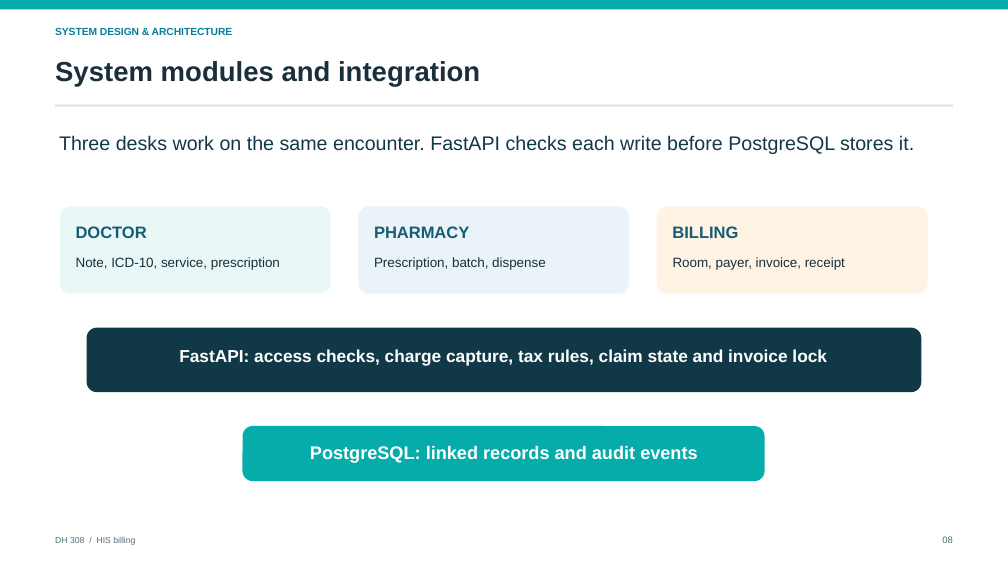
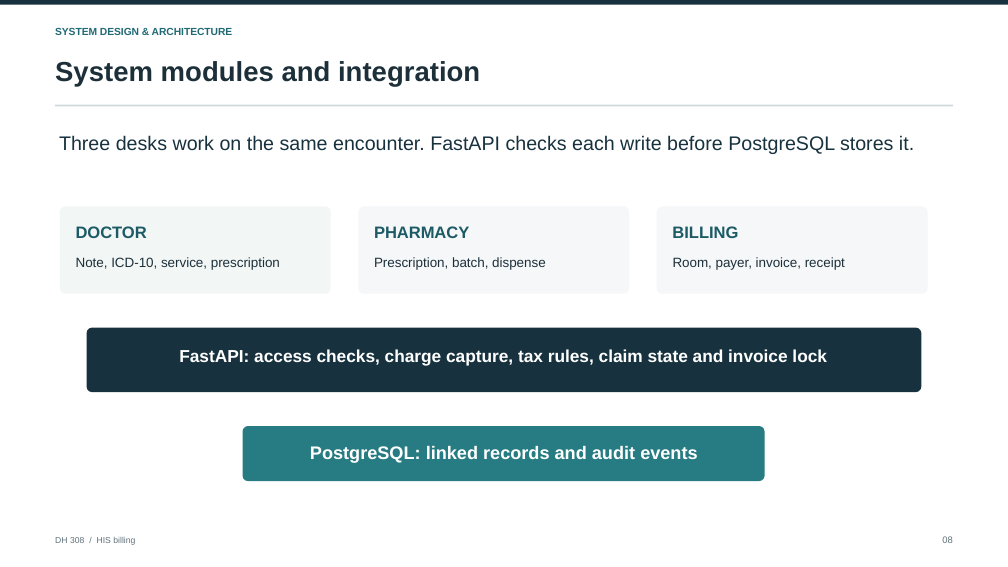
Before and after one commit to Osama-Bin-Lagging/tiveri-billing, a slide deck: slide 8 of presentation/DH308_HIS_Billing_Final.pptx. Drawn at 1008x567 pixels with LibreOffice and Linux fonts; fonts in the diff are those of the drawing. Boxes give left, top, right and bottom in pixels: in the first picture for what was removed or moved away, otherwise in the second. Text is boxed around its words. In the diff, an @@ line names an element or a change of style, - is before the commit and + after.

Commit message:
Refine final presentation design

```diff
--- a/presentation/DH308_HIS_Billing_Final.pptx
+++ b/presentation/DH308_HIS_Billing_Final.pptx
@@ rectangle: place and size @@
-rectangle at [0, 0, 1008, 9]
+rectangle at [0, 0, 1008, 5]
@@ rectangle at [0, 0, 1008, 5]: fill #05ACA9 to #17323E @@
@@ text "SYSTEM DESIGN & ARCHITECTURE" at [55, 28, 233, 35]: text colour #087E9B to #216A75 @@
@@ rounded rectangle at [60, 206, 330, 294]: fill #E9F8F6 to #F2F6F5; proportions changed @@
@@ rounded rectangle at [358, 206, 629, 294]: fill #EAF4F8 to #F5F7F8; proportions changed @@
@@ rounded rectangle at [657, 206, 928, 294]: fill #FFF3E4 to #F5F7F8; proportions changed @@
@@ text colour #175C75 to #1C5B66 in 3 elements at [76, 226, 147, 238], [374, 226, 469, 238], [672, 226, 738, 238] @@
@@ text "Room, payer, invoice, receipt" at [673, 257, 845, 270]: text colour #192F3B to #1D303A @@
@@ rounded rectangle at [87, 327, 922, 392]: fill #113847 to #17323E; proportions changed @@
@@ rounded rectangle at [243, 426, 765, 482]: fill #05ACA9 to #267C82; proportions changed @@
```
Also in this commit, not shown: 20 other slides changed.
